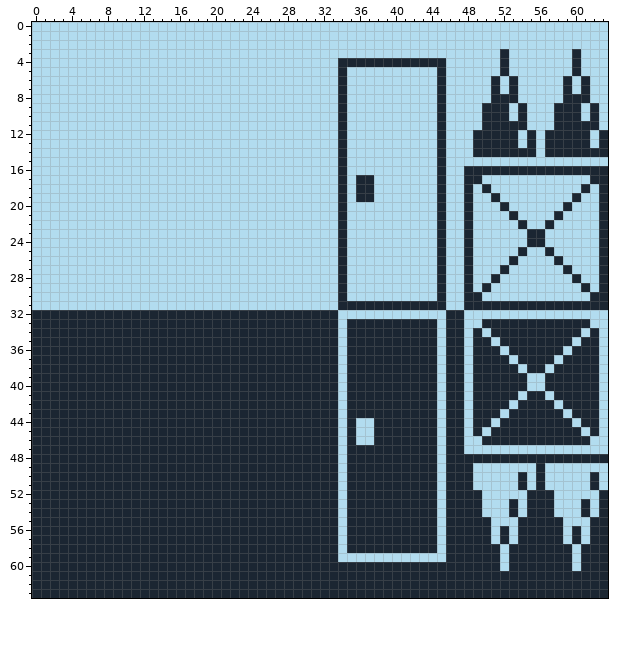
Edited in one commit: pixel-art sprite (content/level.png). This is how it looked before the edit.
The file is 64x64 pixels.
Once edited:
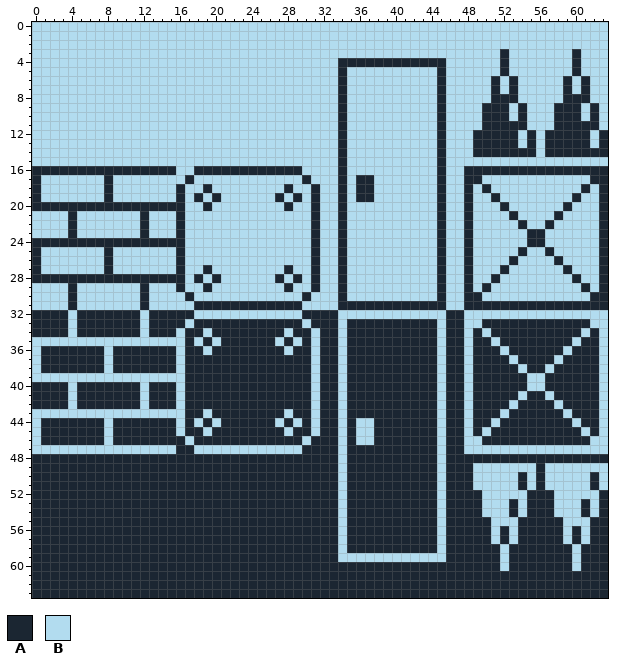
Palette (. is transparent): A #1b2632  B #b2dcef
Edits made:
Changed rows in their new state; - is an unchanged pixel.
first column x 0:
16 AAAAAAAAAAAAAAAA--AAAAAAAAAAAA--
17 A-------A--------A------------A-
18 A-------A-------A--A--------A--A
19 A-------A-------A-A-A------A-A-A
20 AAAAAAAAAAAAAAAAA--A--------A--A
21 ----A-------A---A--------------A
22 ----A-------A---A--------------A
23 ----A-------A---A--------------A
24 AAAAAAAAAAAAAAAAA--------------A
25 A-------A-------A--------------A
26 A-------A-------A--------------A
27 A-------A-------A--A--------A--A
28 AAAAAAAAAAAAAAAAA-A-A------A-A-A
29 ----A-------A---A--A--------A--A
30 ----A-------A----A------------A-
31 ----A-------A-----AAAAAAAAAAAA--
32 ----B-------B-----BBBBBBBBBBBB--
33 ----B-------B----B------------B-
34 ----B-------B---B--B--------B--B
35 BBBBBBBBBBBBBBBBB-B-B------B-B-B
36 B-------B-------B--B--------B--B
37 B-------B-------B--------------B
38 B-------B-------B--------------B
39 BBBBBBBBBBBBBBBBB--------------B
40 ----B-------B---B--------------B
41 ----B-------B---B--------------B
42 ----B-------B---B--------------B
43 BBBBBBBBBBBBBBBBB--B--------B--B
44 B-------B-------B-B-B------B-B-B
45 B-------B-------B--B--------B--B
46 B-------B--------B------------B-
47 BBBBBBBBBBBBBBBB--BBBBBBBBBBBB--
Boxes around the changes in both pictures, in picture pixels (x1, y1, x2, y2):
changed: (32, 166, 320, 454)
